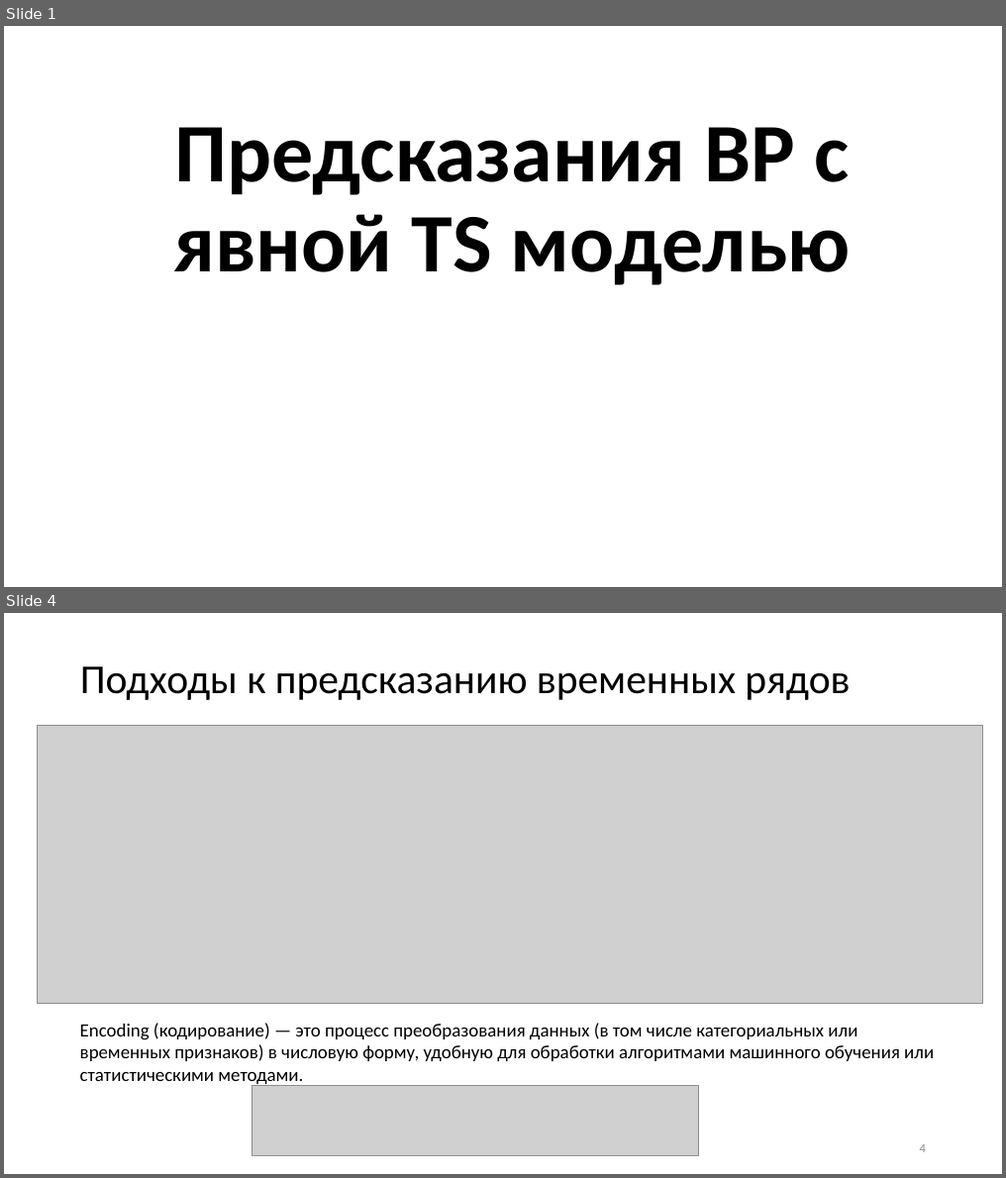
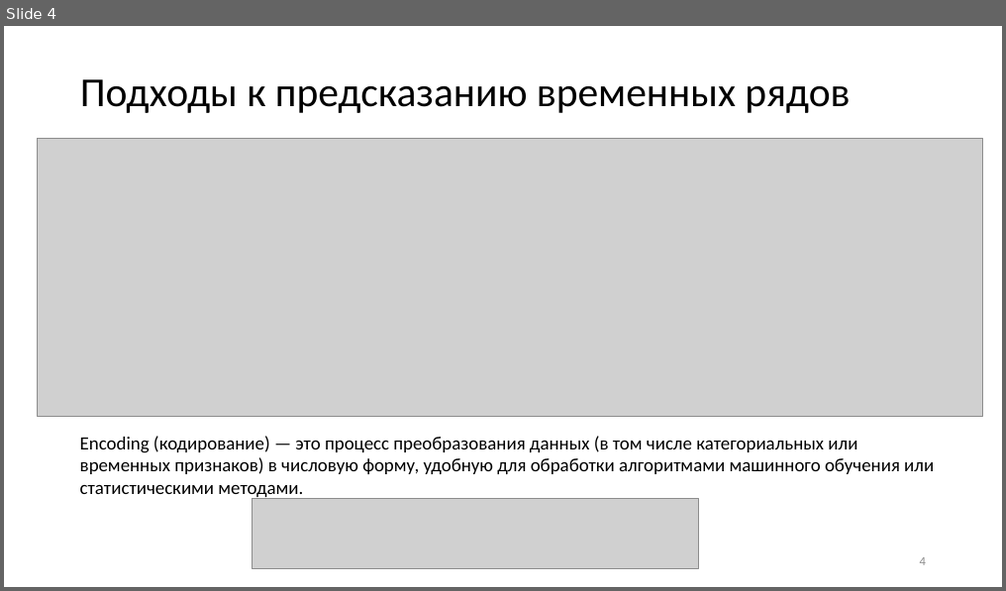
Before and after one commit to MVRonkin/TimeSeriesCourse, a slide deck: 2026/LEC/02-2 Разложение и наивное предсказание.pptx. Shown one above the other, each under a label of ours: slides 1 and 4 before the commit, slide 4 after it; the slides between them are not shown. The pictures are 1006x1178 and 1006x591 pixels, drawn with LibreOffice and Linux fonts; fonts in the diff are those of the drawing; grey boxes stand for pictures. Boxes give left, top, right and bottom in pixels: in the first picture for what was removed or moved away, otherwise in the second. Text is boxed around its words. In the diff, an @@ line names an element or a change of style, - is before the commit and + after.

```diff
--- a/2026/LEC/02-2 Разложение и наивное предсказание.pptx
+++ b/2026/LEC/02-2 Разложение и наивное предсказание.pptx
@@ slide 1 removed at (4,26,1002,587), background #FFFFFF @@
@@ title removed at (174,127,850,285) @@
-Предсказания ВР с явной TS моделью
```
Also in this commit, not shown: 3 slides changed, 1 slide added.
